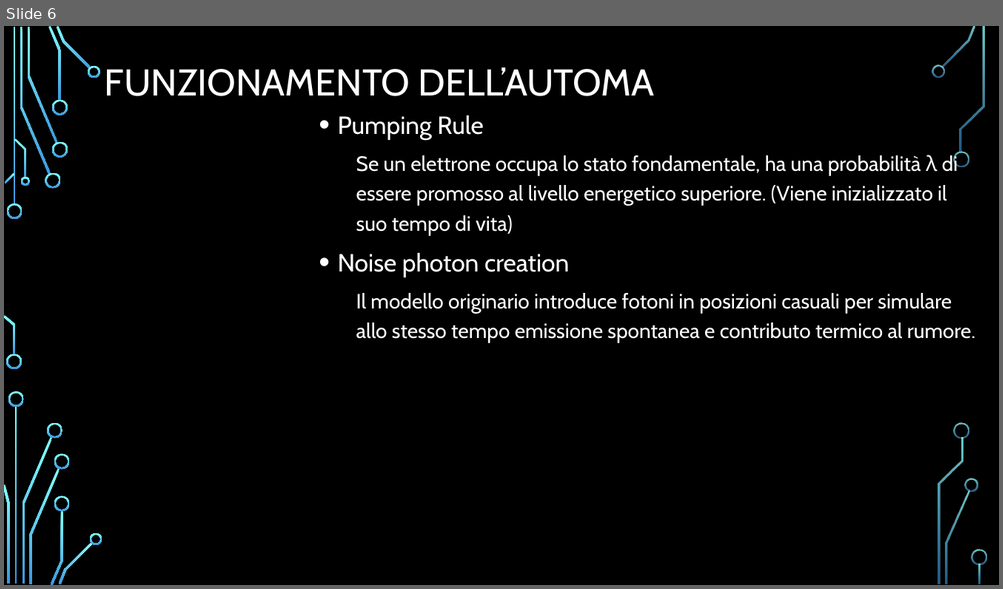
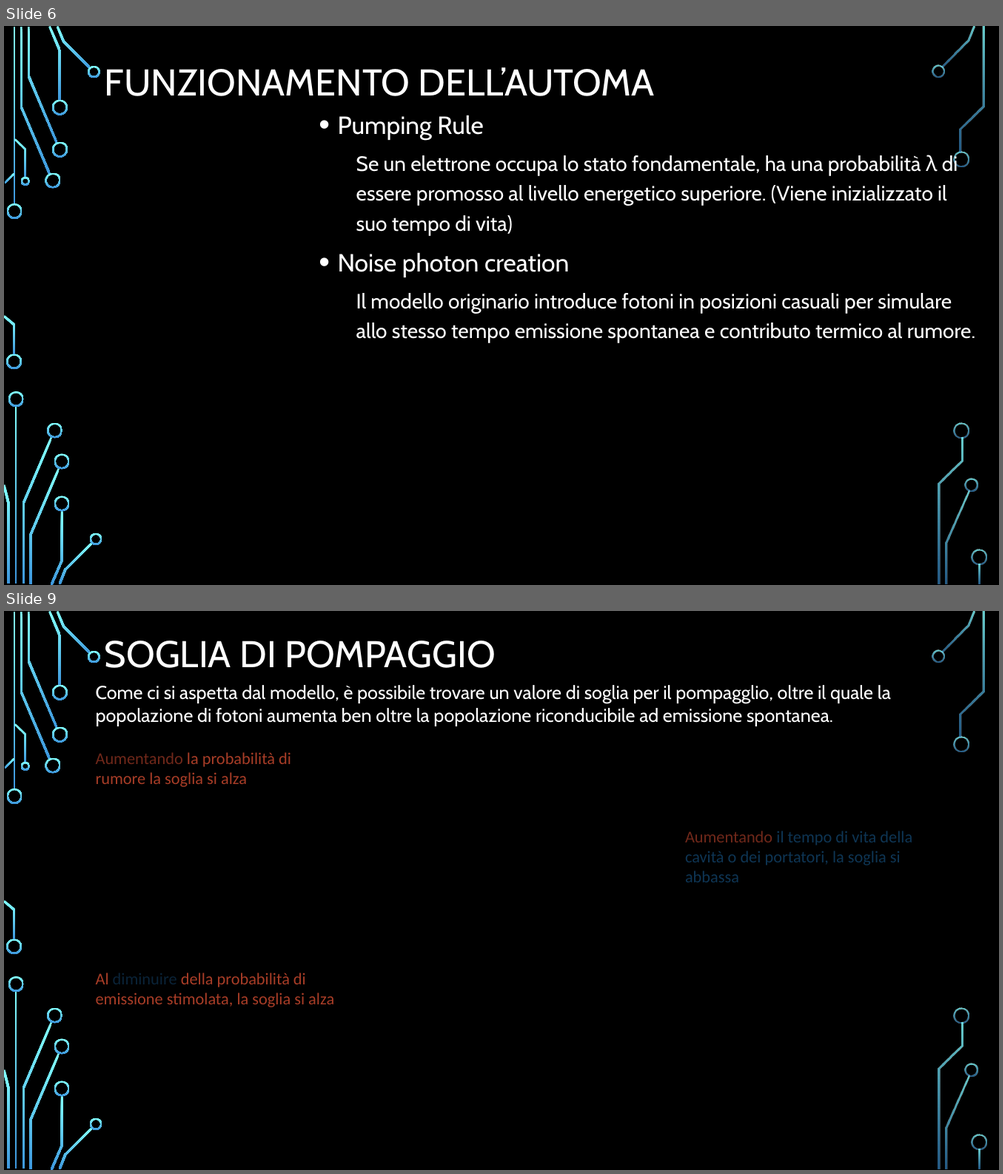
Before and after one commit to Frank01001/LASER-Dynamics-Simulation, a slide deck: Presentation/PresentazioneDispositivi.pptx. Shown one above the other, each under a label of ours: slide 6 before the commit, slides 6 and 9 after it; the slides between them are not shown. The pictures are 1003x589 and 1003x1174 pixels, drawn with LibreOffice and Linux fonts; fonts in the diff are those of the drawing; background and template pictures are left out. Boxes give left, top, right and bottom in pixels: in the first picture for what was removed or moved away, otherwise in the second. Text is boxed around its words. In the diff, an @@ line names an element or a change of style, - is before the commit and + after.

```diff
--- a/Presentation/PresentazioneDispositivi.pptx
+++ b/Presentation/PresentazioneDispositivi.pptx
@@ slide 9 added at (4,611,999,1170), background picture (left out); not listed: 36 template elements that a slide beside it also shows @@
@@ title added at (105,641,495,668), 36 pt, text #FFFFFF @@
+SOGLIA DI POMPAGGIO
@@ text added at (96,685,891,726), 18 pt, text #FFFFFF @@
+Come ci si aspetta dal modello, è possibile trovare un valore di soglia per il pompagglio, oltre il quale la popolazione di fotoni aumenta ben oltre la popolazione riconducibile ad emissione spontanea.
@@ text added at (96,752,291,787), 16 pt, text #A83D27 @@
+Aumentando la probabilità di rumore la soglia si alza
@@ text added at (685,831,912,883), 16 pt, text #0E3554 @@
+Aumentando il tempo di vita della cavità o dei portatori, la soglia si abbassa
@@ text added at (96,973,334,1008), 16 pt, text #A83D27 @@
+Al diminuire della probabilità di emissione stimolata, la soglia si alza
```
Also in this commit, not shown: 1 slide changed, 4 other slides added, 3 slides removed, 2 other files.
